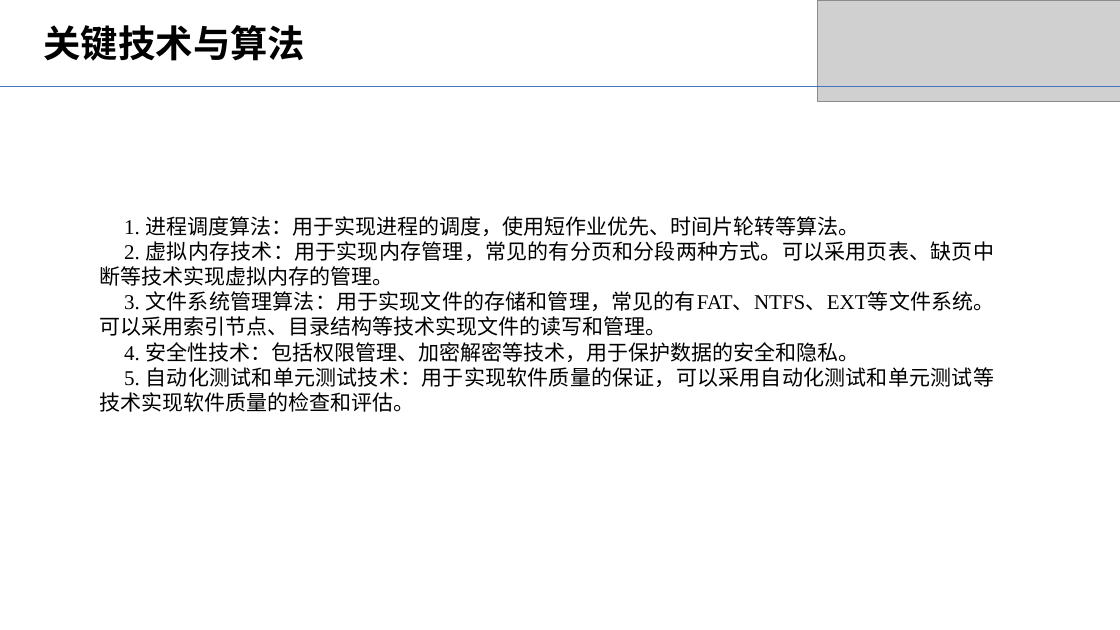
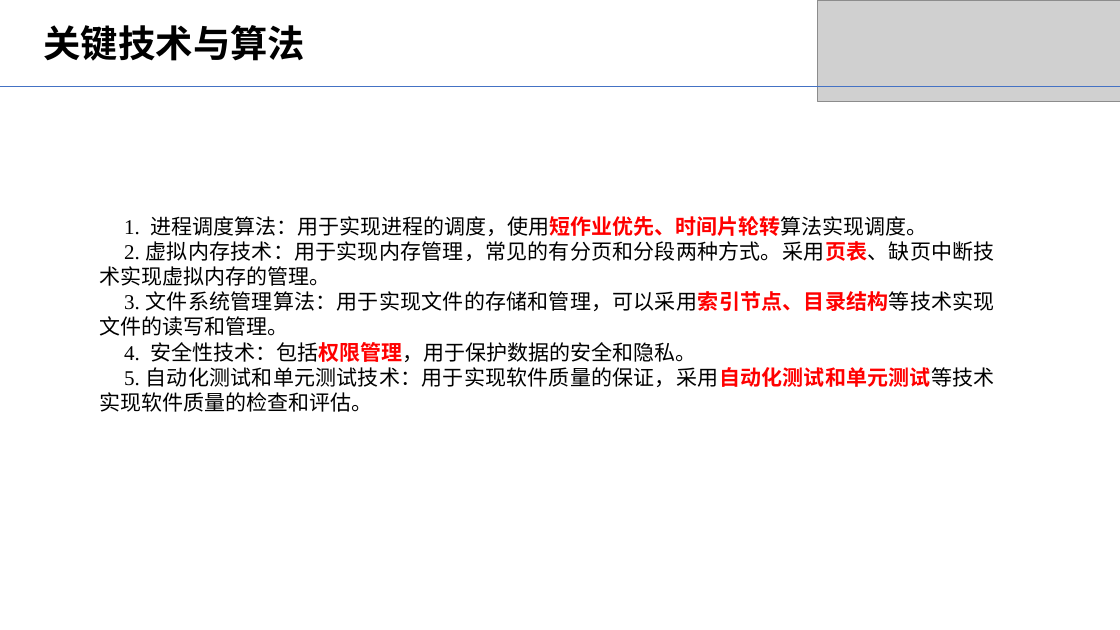
Before and after one commit to chrisx599/os_lab, a slide deck: slide 3 of document/概要设计pre_v1.0.pptx. Drawn at 1120x630 pixels with LibreOffice and Linux fonts; fonts in the diff are those of the drawing; grey boxes stand for pictures. Boxes give left, top, right and bottom in pixels: in the first picture for what was removed or moved away, otherwise in the second. Text is boxed around its words. In the diff, an @@ line names an element or a change of style, - is before the commit and + after.

```diff
--- a/document/概要设计pre_v1.0.pptx
+++ b/document/概要设计pre_v1.0.pptx
@@ text at bbox=[100, 216, 995, 412]: text changed @@
-1. 进程调度算法：用于实现进程的调度，使用短作业优先、时间片轮转等算法。
-2. 虚拟内存技术：用于实现内存管理，常见的有分页和分段两种方式。可以采用页表、缺页中断等技术实现虚拟内存的管理。
-3. 文件系统管理算法：用于实现文件的存储和管理，常见的有FAT、NTFS、EXT等文件系统。可以采用索引节点、目录结构等技术实现文件的读写和管理。
-4. 安全性技术：包括权限管理、加密解密等技术，用于保护数据的安全和隐私。
-5. 自动化测试和单元测试技术：用于实现软件质量的保证，可以采用自动化测试和单元测试等技术实现软件质量的检查和评估。
+1. 进程调度算法：用于实现进程的调度，使用短作业优先、时间片轮转算法实现调度。
+2. 虚拟内存技术：用于实现内存管理，常见的有分页和分段两种方式。采用页表、缺页中断技术实现虚拟内存的管理。
+3. 文件系统管理算法：用于实现文件的存储和管理，可以采用索引节点、目录结构等技术实现文件的读写和管理。
+4. 安全性技术：包括权限管理，用于保护数据的安全和隐私。
+5. 自动化测试和单元测试技术：用于实现软件质量的保证，采用自动化测试和单元测试等技术实现软件质量的检查和评估。
```
Also in this commit, not shown: 9 other slides changed, 3 other files.
